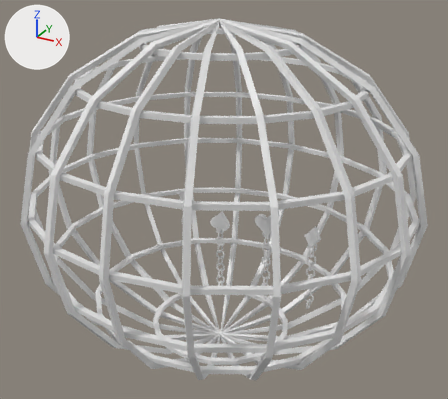
The glTF model assets/3d/kingbattle/kingbattle_scene.glb as it was, and as the next commit left it.
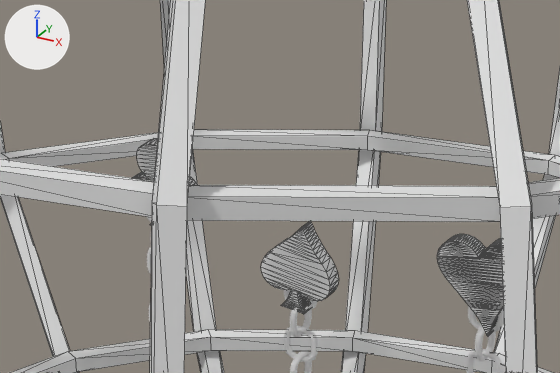
The first picture shows the older version from a camera (50 mm lens) standing at (16.19, -20.97, 12.51) and looking at (0.24, 8.04, -1.99). The close-ups show the older and then the newer version on the part from 32% to 64% of the width and 39% to 62% of the height of that picture. Only the edits that show in the close-ups are written down. Lighting does not change. The marker at upper left points along +X, +Y and +Z. The close-ups show mesh edges as thin lines. Where no turn or scale is listed for an object, it has been applied to the vertices. Vertices at exactly the same position are counted once.

The first close-up shows 'cage_mesh_00', 'cage_mesh_01', 'chain_heart_mesh_07', 'chain_spade_mesh_07', 'club_mesh_00', 'heart_mesh_00', 'spade_mesh_00' and 6 more.
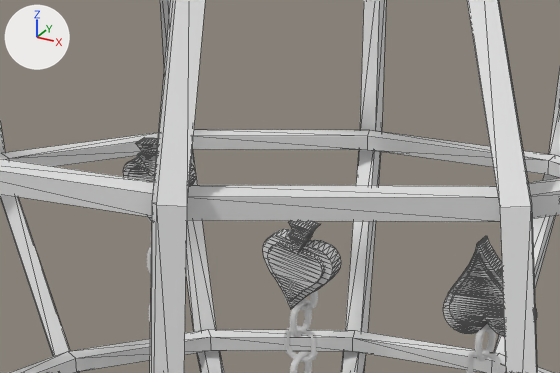
ob_club is not drawn itself; it is the parent of ob_club_mesh_00.
ob_heart is not drawn itself; it is the parent of ob_heart_mesh_00.
ob_spade is not drawn itself; it is the parent of ob_spade_mesh_00.

Pixel boxes [x1, y1, x2, y2] of what changed, in the close-ups (560 x 373 px; the box of a moved part takes in the faces that stretch with it):
'heart_mesh_00', reshaped, moved, rescaled (18% narrower, 25% shorter)
    before: [437, 234, 503, 336]
    after: [450, 254, 504, 330]
'spade_mesh_00', moved, rescaled (28% narrower, 23% shorter)
    before: [261, 221, 339, 314]
    after: [268, 231, 324, 302]
'spade_outline_mesh_00', added
    after: [263, 221, 341, 309]
'heart_outline_mesh_00', added
    after: [443, 236, 537, 337]
'club_mesh_00', moved, rescaled
    before: [133, 138, 197, 225]
    after: [128, 151, 157, 181]
'club_outline_mesh_00', now drawn (mostly hidden)
    after: [123, 137, 196, 221]
part 1 of me_club_mesh, moved or reshaped
    before: [133, 138, 197, 225]
    after: [123, 137, 196, 221]
part 2 of me_heart_mesh, moved or reshaped
    before: [437, 234, 503, 336]
    after: [443, 236, 537, 337]
part 3 of me_spade_mesh, moved or reshaped
    before: [261, 221, 339, 314]
    after: [263, 221, 341, 309]

The change in detail:
me_club_mesh is used by ob_club_mesh_00; parent ob_club; location (0.0, 0.0, 0.0).
me_club_mesh had 216 vertices, 428 faces and spanned x -0.84..0.84, y -0.19..0.19, z -0.98..0.98.
me_club_mesh now has 216 vertices, 428 faces and spans x -0.66..0.61, y -0.14..0.14, z -0.74..0.78.
me_club_mesh part 1: the whole mesh is turned 170.8 degrees about the y axis through its middle and scaled by 0.76.
me_heart_mesh is used by ob_heart_mesh_00; parent ob_heart; location (0.0, 0.0, 0.0).
me_heart_mesh had 458 vertices, 912 faces and spanned x -0.92..0.92, y -0.19..0.19, z -0.98..0.98.
me_heart_mesh now has 458 vertices, 912 faces and spans x -0.68..0.81, y -0.15..0.15, z -0.85..0.79.
me_heart_mesh part 2: the whole mesh is turned 172 degrees about the y axis through its middle and scaled by 0.81.
me_spade_mesh is used by ob_spade_mesh_00; parent ob_spade; location (0.0, 0.0, 0.0).
me_spade_mesh had 172 vertices, 340 faces and spanned x -0.82..0.82, y -0.19..0.19, z -0.98..0.98.
me_spade_mesh now has 172 vertices, 340 faces and spans x -0.62..0.67, y -0.15..0.15, z -0.77..0.8.
me_spade_mesh part 3: the whole mesh is turned -173.1 degrees about the y axis through its middle and scaled by 0.79.
Mesh me_heart_mesh_001 is new.
It has 458 vertices, 912 faces and spans x -0.92..0.92, y -0.19..0.19, z -0.98..0.98.
It uses material mat_suit_dark_metal (white #e7e7e7).
Object 'club' (ob_club) turns from (0, -9.2, 0) to (0, 171, 0) degrees about x, y and z.
Object 'club_mesh_00' (ob_club_mesh_00) moves from (0.0, 0.0, 0.0) to (0.0, -0.16, 0.0).
Object 'club_mesh_00' (ob_club_mesh_00) is rescaled from (1.0, 1.0, 1.0) to (0.78, 0.7, 0.78).
Object 'heart' (ob_heart) turns from (0, -8, 0) to (0, 172, 0) degrees about x, y and z.
Object 'heart_mesh_00' (ob_heart_mesh_00) now shows me_heart_mesh_001 instead of me_heart_mesh.
Object 'heart_mesh_00' (ob_heart_mesh_00) moves from (0.0, 0.0, 0.0) to (0.0, -0.16, 0.0).
Object 'heart_mesh_00' (ob_heart_mesh_00) is rescaled from (1.0, 1.0, 1.0) to (0.78, 0.7, 0.78).
Object 'spade' (ob_spade) turns from (0, 6.9, 0) to (0, -173, 0) degrees about x, y and z.
Object 'spade_mesh_00' (ob_spade_mesh_00) moves from (0.0, 0.0, 0.0) to (0.0, -0.16, 0.0).
Object 'spade_mesh_00' (ob_spade_mesh_00) is rescaled from (1.0, 1.0, 1.0) to (0.78, 0.7, 0.78).
Object 'spade_outline_mesh_00' (ob_spade_outline_mesh_00) is new; it shows me_spade_mesh.
Its location is (-1.55, 10.8, -5.0).
Object 'heart_outline_mesh_00' (ob_heart_outline_mesh_00) is new; it shows me_heart_mesh.
Its location is (1.7, 11.0, -4.7).
